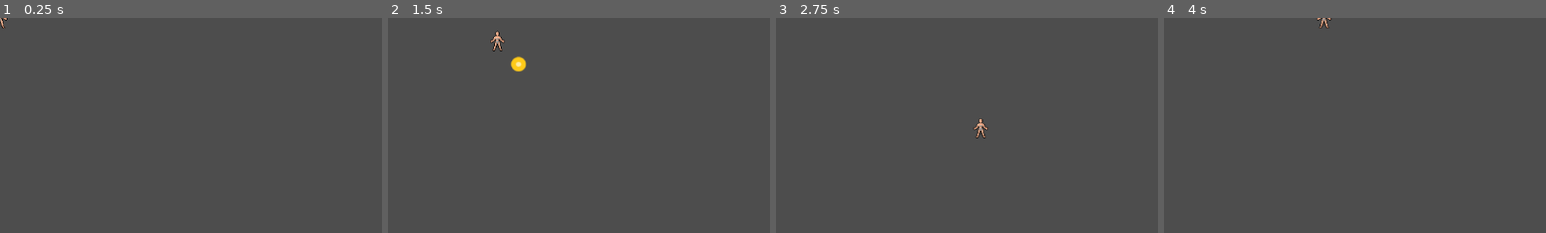
Above: before the commit, frames 1-4 (left to right).
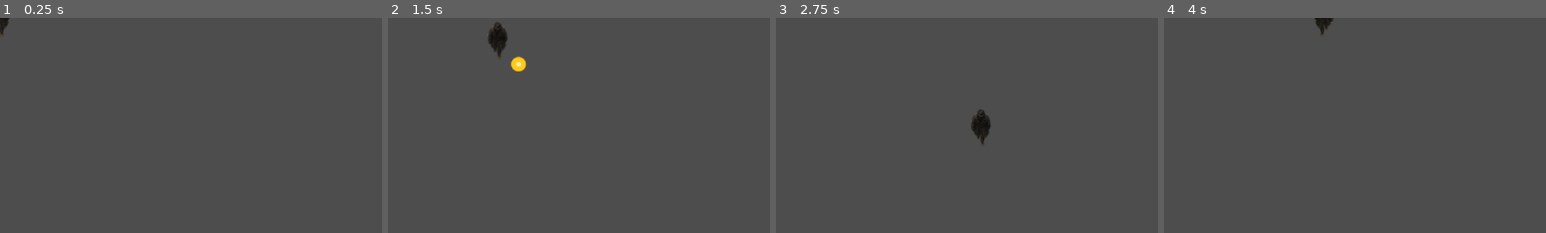
Above: after the commit, the same moments.

Repository: hoiton/gamedev
Game: Godot game, scene res://player/player.tscn
Two runs of this game, one before a commit and one after it. Both use one fixed random seed, a clock stepped at 60 frames per second and the inputs below.
Inputs (mouse positions are % of the whole screen's width and height, from its top left):
- Up to frame 1 (0.25 s): no input
- Up to frame 2 (1.5 s): tap Enter at 0.5 s; move the mouse to (72, 45) at 0.52 s; hold D (move_right) 0.53-1.28 s; tap X (lure) at 0.6 s; move the mouse to (30, 55) at 1.27 s; hold S (move_down) from 1.28 s (still down); tap Q (throw) at 1.35 s
- Up to frame 3 (2.75 s): move the mouse to (60, 28) at 2.02 s; release S (move_down) at 2.03 s; hold D (move_right) from 2.03 s (still down); tap X (lure) at 2.1 s
- Up to frame 4 (4 s): move the mouse to (45, 70) at 2.77 s; release D (move_right) at 2.78 s; hold W (move_up) 2.78-3.53 s; tap Q (throw) at 2.85 s; move the mouse to (80, 65) at 3.52 s; hold A (move_left) from 3.53 s (still down); tap X (lure) at 3.6 s
The pictures show only the part of the screen within x 0-50%, y 0-50%; the shares and areas given below are measured in that part.

The runs differ from the first frame. In frame 1, 0.1% of the frame differs, in the area x 0-3%, y 0-8%; in frame 2, 0.5%; in frame 3, 0.5%, in the area x 51-57%, y 42-60%; in frame 4, 0.2%.

Commit message:
add walking animation and new player sprite

Diff:
--- a/src/player/player.gd
+++ b/src/player/player.gd
@@ -40,10 +40,8 @@
 
 
 	# Optional: flip/rotate sprite to face movement
-	if has_node("Sprite"):
-		var s = get_node("Sprite")
-		if s is AnimatedSprite2D:
-			_update_anim(s, input_vec)
+
+	_update_anim(velocity)
 
 	if _lure_cd_timer > 0.0:
 		_lure_cd_timer = max(0.0, _lure_cd_timer - delta)
@@ -58,18 +56,22 @@
 		var land := _compute_coin_target(mouse_pos)
 		_throw_coin(land)
 
-func _update_anim(anim: AnimatedSprite2D, dir: Vector2) -> void:
+func _update_anim(dir: Vector2) -> void:
 	# Expect animations named: idle, walk_up, walk_down, walk_side
-	if dir == Vector2.ZERO and velocity.length() < 5.0:
-		anim.play("idle")
+	if dir == Vector2.ZERO and velocity.length() < 1.0:
+		$AnimatedSprite2D.animation = "idle"
 		return
+	else:
+		$AnimatedSprite2D.play()
 
 	# choose dominant axis for 4-dir; swap for 8-dir as you like
 	if abs(dir.y) >= abs(dir.x):
-		anim.play("walk_down" if dir.y >= 0.0 else "walk_up")
+		if dir.y >= 0:
+			$AnimatedSprite2D.animation = "walk_down"
+		else:
+			$AnimatedSprite2D.animation = "walk_up"
 	else:
-		anim.play("walk_side")
-		anim.flip_h = dir.x < 0.0
+		$AnimatedSprite2D.animation = "walk_down"
 
 func _ready() -> void:
 	if is_instance_valid(_kill_area):
--- a/src/player/player.tscn
+++ b/src/player/player.tscn
@@ -1,16 +1,53 @@
-[gd_scene load_steps=6 format=3 uid="uid://bd0i0dpcrfguu"]
+[gd_scene load_steps=10 format=3 uid="uid://bd0i0dpcrfguu"]
 
 [ext_resource type="Script" uid="uid://ddk62bqhdvlnl" path="res://player/player.gd" id="1_rkbax"]
-[ext_resource type="Texture2D" uid="uid://d21d3pfeyn6fy" path="res://art/human_f.png" id="2_g1dw6"]
+[ext_resource type="Texture2D" uid="uid://cvpbevvp8ituo" path="res://art/player/walking_down_1.png" id="2_qjkh3"]
+[ext_resource type="Texture2D" uid="uid://c22nshxl4agdr" path="res://art/player/walking_down_idle.png" id="3_boad6"]
+[ext_resource type="Texture2D" uid="uid://ctwg4u3c7dg2b" path="res://art/player/walking_down_2.png" id="3_g6k8r"]
+[ext_resource type="Texture2D" uid="uid://br65muhne0t0w" path="res://art/player/walking_up_1.png" id="4_boad6"]
+[ext_resource type="Texture2D" uid="uid://kphlqh3v1uoy" path="res://art/player/walking_up_2.png" id="5_rgyib"]
 
 [sub_resource type="SpriteFrames" id="SpriteFrames_yw30f"]
 animations = [{
 "frames": [{
 "duration": 1.0,
-"texture": ExtResource("2_g1dw6")
+"texture": ExtResource("2_qjkh3")
 }],
 "loop": true,
 "name": &"default",
+"speed": 5.0
+}, {
+"frames": [{
+"duration": 1.0,
+"texture": ExtResource("2_qjkh3")
+}, {
+"duration": 1.0,
+"texture": ExtResource("3_boad6")
+}],
+"loop": true,
+"name": &"idle",
+"speed": 2.0
+}, {
+"frames": [{
+"duration": 1.0,
+"texture": ExtResource("2_qjkh3")
+}, {
+"duration": 1.0,
+"texture": ExtResource("3_g6k8r")
+}],
+"loop": true,
+"name": &"walk_down",
+"speed": 5.0
+}, {
+"frames": [{
+"duration": 1.0,
+"texture": ExtResource("4_boad6")
+}, {
+"duration": 1.0,
+"texture": ExtResource("5_rgyib")
+}],
+"loop": true,
+"name": &"walk_up",
 "speed": 5.0
 }]
 
@@ -26,6 +63,7 @@
 
 [node name="AnimatedSprite2D" type="AnimatedSprite2D" parent="."]
 sprite_frames = SubResource("SpriteFrames_yw30f")
+animation = &"idle"
 
 [node name="CollisionShape2D" type="CollisionShape2D" parent="."]
 position = Vector2(0, 1)
Not shown, added: src/art/building/Inside_floor-0001.png.import
Not shown, added: src/art/building/Inside_floor-0002.png.import
Not shown, added: src/art/building/Inside_floor-0003.png.import
Not shown, added: src/art/building/Inside_floor-0004.png.import
Not shown, added: src/art/building/Inside_wall-0001.png.import
Not shown, added: src/art/building/Inside_wall_I-0001.png.import
Not shown, added: src/art/building/Inside_wall_I_lower_end-0001.png.import
Not shown, added: src/art/building/Inside_wall_I_upper_end-0001.png.import
Not shown, added: src/art/building/Inside_wall_T-0001.png.import
Not shown, added: src/art/building/Inside_wall_left_end-0001.png.import
Not shown, added: src/art/building/Inside_wall_right_end-0001.png.import
Not shown, added: src/art/building/Outside_wall_I_left-0001.png.import
(and 20 more such lines)
